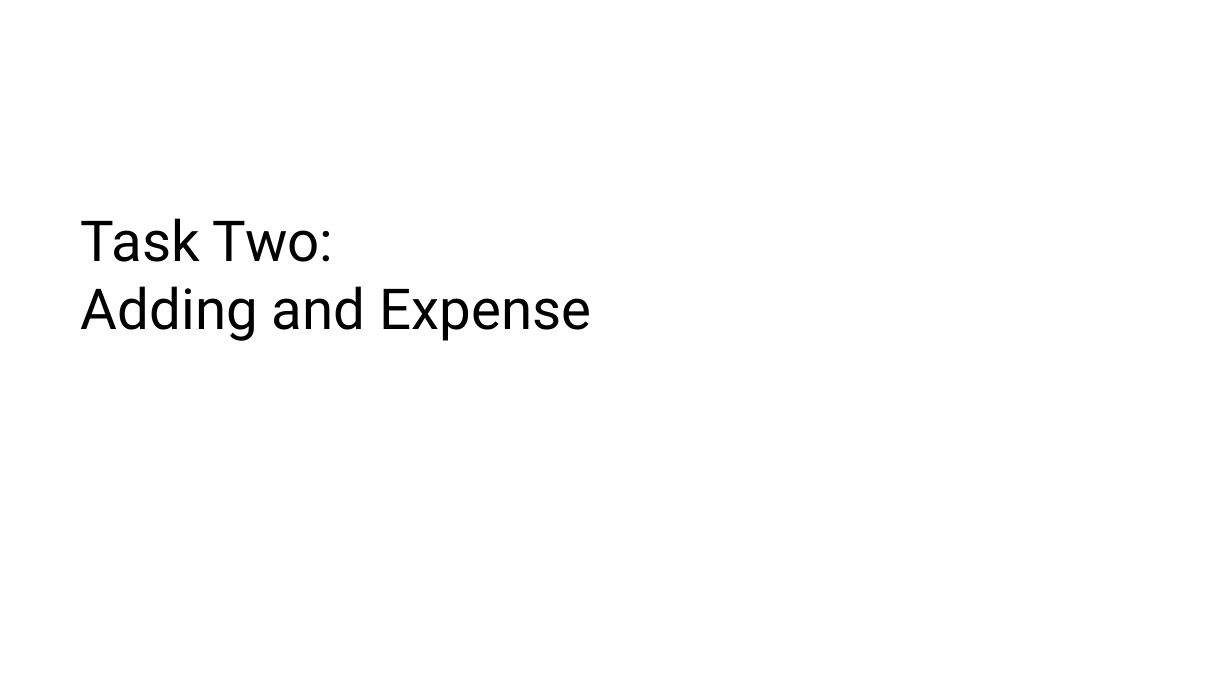
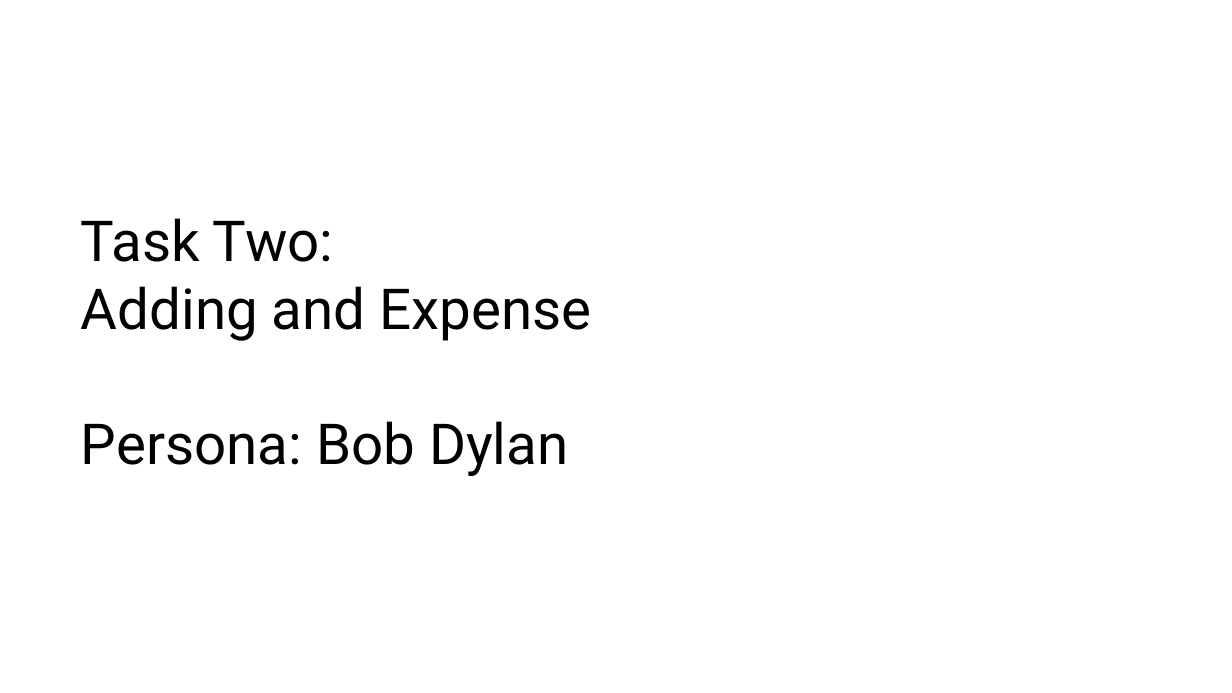
Before and after one commit to SolidCaterpillar/SWEN303-Group-Project-Part-1, a slide deck: slide 6 of Cognitive_Presentations/Cognitive_Presentation_ZArn.pptx. Drawn at 1232x693 pixels with LibreOffice and Linux fonts; fonts in the diff are those of the drawing. Boxes give left, top, right and bottom in pixels: in the first picture for what was removed or moved away, otherwise in the second. Text is boxed around its words. In the diff, an @@ line names an element or a change of style, - is before the commit and + after.

```diff
--- a/Cognitive_Presentations/Cognitive_Presentation_ZArn.pptx
+++ b/Cognitive_Presentations/Cognitive_Presentation_ZArn.pptx
@@ text at (x1=81, y1=218, x2=592, y2=476): text changed @@
-Task Two:
-Adding and Expense
+Task Two:
+Adding and Expense
+Persona: Bob Dylan
```
Also in this commit, not shown: 3 other slides changed.
